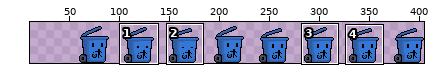
One commit to this sprite sheet: assets/bins/recyclable/idle.png. The picture above shows the old version from afar; the outline marks the close-up.
Close-up. Old version:
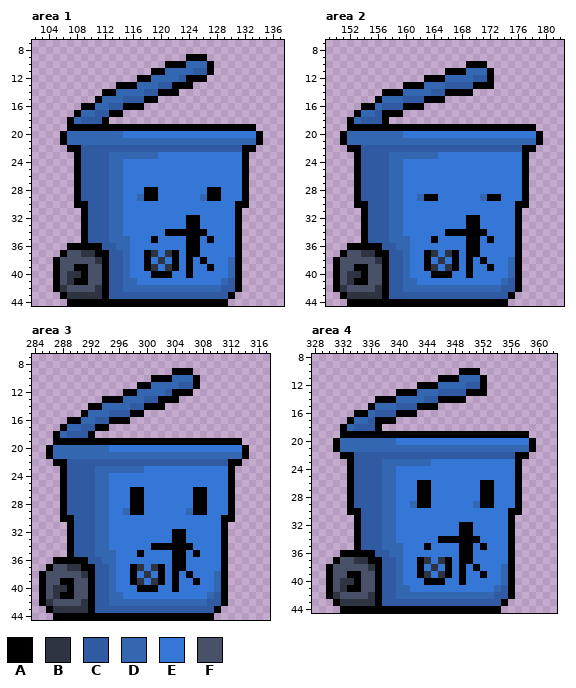
The file is 360x45 pixels. Colours within 5 levels of each other are drawn and written as one. Shown: area 1: x 102..137, y 7..44; area 2: x 149..182, y 7..44; area 3: x 284..317, y 7..44; area 4: x 328..362, y 8..44. The old version is drawn lined up with the new one, on the new canvas. The wide view leaves out empty margins. The commit also changed other parts of the picture, which this record leaves out.
Palette (. is transparent): A #000000  B #2f3442  C #305aa2  D #3367b2  E #3577d6  F #495169
After the commit:
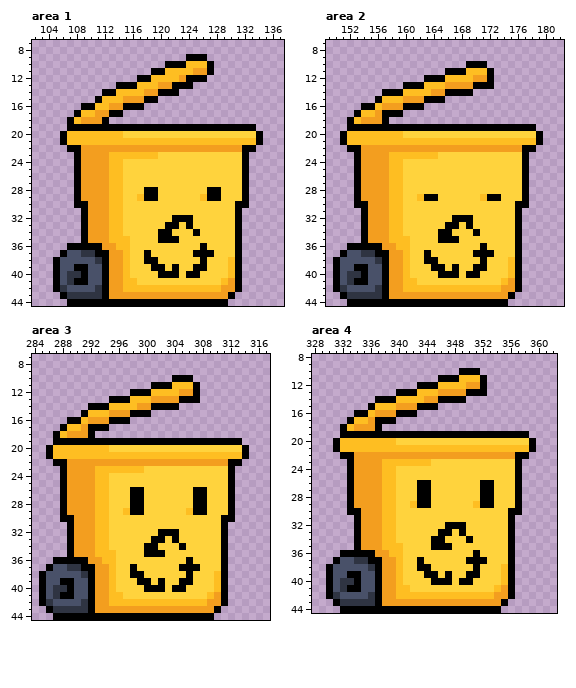
Diff:
canvas 360x45 -> 405x45, the old top-left corner now at 45,0
colour C: #305aa2 -> #f39e1f
colour D: #3367b2 -> #febe22
colour E: #3577d6 -> #ffd33d
Area 1:
y 32: x 122..123 EE -> AA; x 125 A -> E
y 33: x 121..122 EE -> AA; x 125 A -> E
y 34: x 120 E -> A; x 122..124 AAA -> EEE; x 126 A -> E
y 35: x 119..122 AEEE -> EAAA; x 124..125 AA -> EE; x 127 A -> E
y 36: x 124..126 AAE -> EEA
y 37: x 119 B -> E; x 121..122 BA -> EE; x 124 A -> E; x 126..127 EE -> AA
y 38: x 119..120 EB -> AE; x 122 A -> E; x 124 A -> E
y 39: x 118..121 ABEB -> EAAE; x 124..127 AEEA -> EAAE
y 40: x 119 A -> E; x 122 E -> A; x 125 E -> A
Area 2:
y 32: x 167..168 EE -> AA; x 170 A -> E
y 33: x 166..167 EE -> AA; x 170 A -> E
y 34: x 165 E -> A; x 167..169 AAA -> EEE; x 171 A -> E
y 35: x 164..167 AEEE -> EAAA; x 169..170 AA -> EE; x 172 A -> E
y 36: x 169..171 AAE -> EEA
y 37: x 164 B -> E; x 166..167 BA -> EE; x 169 A -> E; x 171..172 EE -> AA
y 38: x 164..165 EB -> AE; x 167 A -> E; x 169 A -> E
y 39: x 163..166 ABEB -> EAAE; x 169..172 AEEA -> EAAE
y 40: x 164 A -> E; x 167 E -> A; x 170 E -> A
Area 3:
y 9: x 304..306 AAA -> ...
y 10: x 301..307 AAADDDA -> ...AAA.
y 11: x 299..303 AADDD -> ..AAA; x 305..306 CC -> DD
y 12: x 297 A -> .; x 299..300 DD -> AA; x 303..307 CAAA. -> DDCCA
y 13: x 294 A -> .; x 297 D -> A; x 300 C -> D; x 302..307 AAA... -> CCCAAA
y 14: x 294 D -> A; x 298 C -> D; x 300 A -> C; x 303..304 .. -> AA
y 15: x 300 . -> A
y 16: x 292 D -> C
y 17: x 292 C -> A
y 32: x 302..303 EE -> AA; x 305 A -> E
y 33: x 301..302 EE -> AA; x 305 A -> E
y 34: x 300 E -> A; x 302..304 AAA -> EEE; x 306 A -> E
y 35: x 299..302 AEEE -> EAAA; x 304..305 AA -> EE; x 307 A -> E
y 36: x 304..306 AAE -> EEA
y 37: x 299 B -> E; x 301..302 BA -> EE; x 304 A -> E; x 306..307 EE -> AA
y 38: x 299..300 EB -> AE; x 302 A -> E; x 304 A -> E
y 39: x 298..301 ABEB -> EAAE; x 304..307 AEEA -> EAAE
y 40: x 299 A -> E; x 302 E -> A; x 305 E -> A
Area 4:
y 32: x 347..348 EE -> AA; x 350 A -> E
y 33: x 346..347 EE -> AA; x 350 A -> E
y 34: x 345 E -> A; x 347..349 AAA -> EEE; x 351 A -> E
y 35: x 344..347 AEEE -> EAAA; x 349..350 AA -> EE; x 352 A -> E
y 36: x 349..351 AAE -> EEA
y 37: x 344 B -> E; x 346..347 BA -> EE; x 349 A -> E; x 351..352 EE -> AA
y 38: x 344..345 EB -> AE; x 347 A -> E; x 349 A -> E
y 39: x 343..346 ABEB -> EAAE; x 349..352 AEEA -> EAAE
y 40: x 344 A -> E; x 347 E -> A; x 350 E -> A
Boxes around the changes in both close-ups, in picture pixels (x1, y1, x2, y2):
changed: (67, 61, 256, 299)
changed: (347, 68, 536, 299)
changed: (53, 368, 242, 613)
changed: (340, 375, 529, 606)
